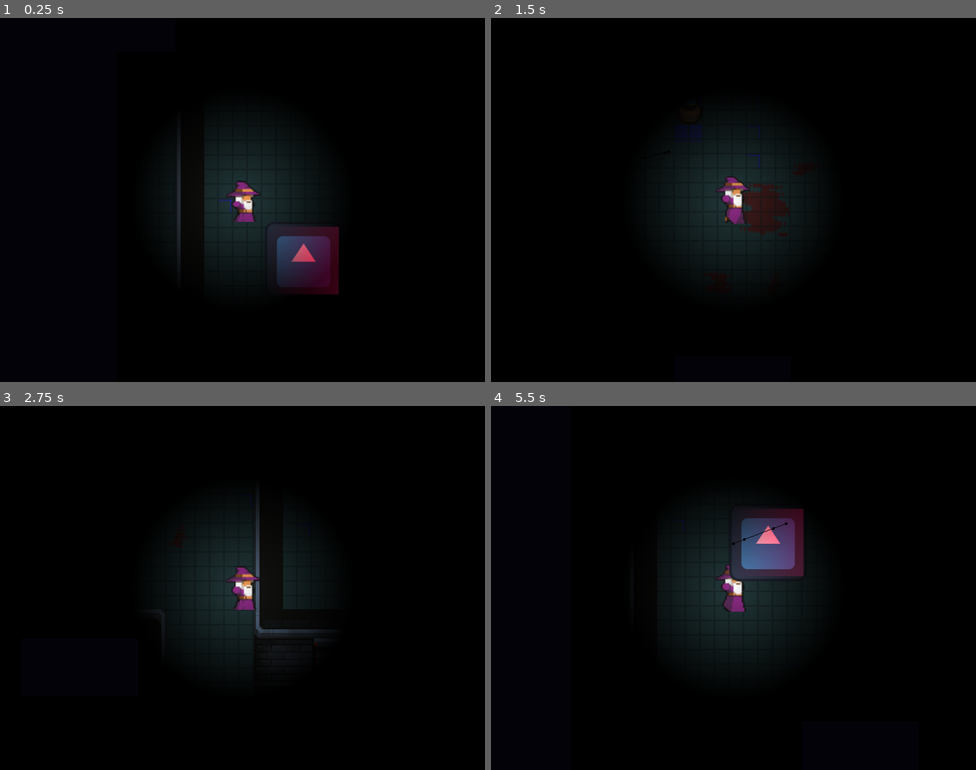
Above: before the commit, frames 1-4 (two rows, left to right).
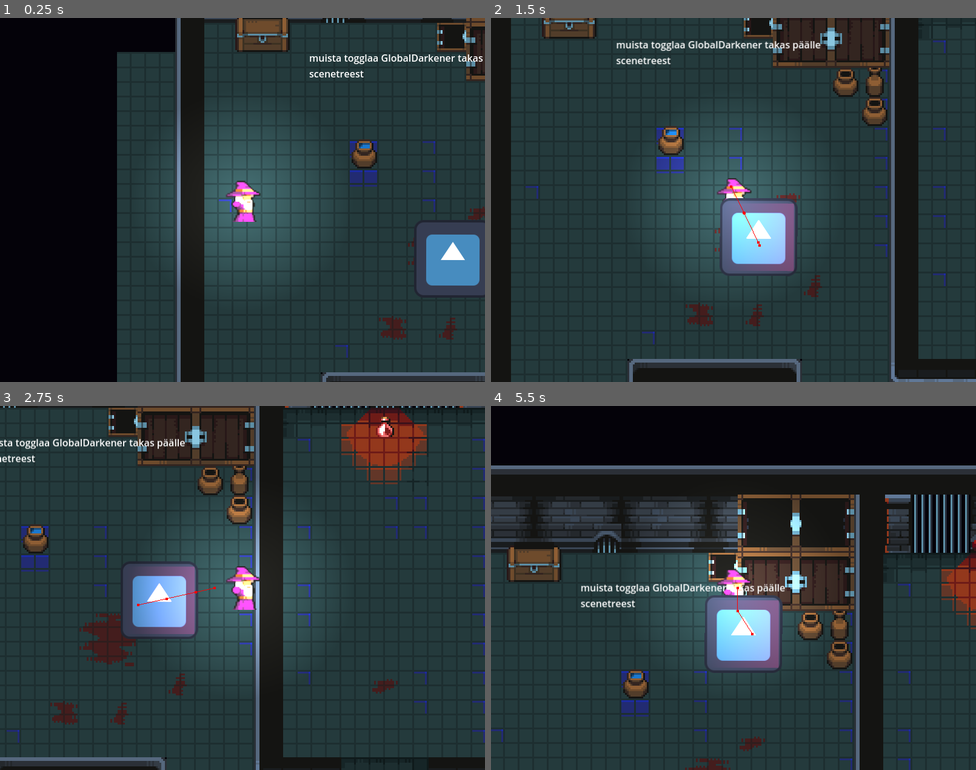
Above: after the commit, the same moments.

Repository: Gnomister/varjopeli
Game: Godot game, scene res://level_1.tscn
The game is run twice, just before and just after one commit, with the same random seed, the same clock (stepped at 60 frames per second) and the same inputs. The engine's default icon, where the game draws it, is replaced by a stand-in: a white triangle on a blue panel in a dark square.
Inputs:
- Up to frame 1 (0.25 s): no input
- Up to frame 2 (1.5 s): hold D (right) 0.53-1.28 s; hold S (down) from 1.28 s (still down)
- Up to frame 3 (2.75 s): release S (down) at 2.03 s; hold D (right) from 2.03 s (still down)
- Up to frame 4 (5.5 s): release D (right) at 2.78 s; hold W (up) 2.78-3.53 s; hold A (left) 3.53-5.03 s; hold S (down) from 5.03 s (still down)

The runs differ from the first frame. In frame 1, 69% of the frame differs, in the area x 24-100%, y 0-100%; in frame 2, 88%; in frame 3, 93%, in the area x 0-100%, y 0-100%; in frame 4, 68%.
Error after the commit: Parse Error: Expected function name after "func". (res://PathRails.gd:12)

Commit message:
minimal changes
- cant remember if anything changed

Diff:
--- a/varjopeli/PathRails.gd
+++ b/varjopeli/PathRails.gd
@@ -5,3 +5,8 @@
 
 func _process(delta):
 	progress_ratio += SPEED * delta
+
+func disable_rails():
+	set_process(false)
+
+func
--- /dev/null
+++ b/varjopeli/backup.gd
@@ -0,0 +1,27 @@
+extends Node
+#
+#@onready var nav_agent := $NavigationAgent2D as NavigationAgent2D
+#
+##
+#func _on_aggro_range_body_entered(body):
+	#if target and body == target:
+		#print("body entered aggro range: ", body.name)
+		#$PathfindingUpdater.start()
+		#$PointLight2D.show()
+#
+#func _physics_process(delta: float) -> void:
+	#var dir = to_local(nav_agent.get_next_path_position()).normalized()
+	#velocity = dir * SPEED
+	#move_and_slide()
+#
+#func _on_aggro_range_body_exited(body):
+	#if target and body == target:
+		#print("body left aggro range: ", body.name)
+		#$PathfindingUpdater.stop()
+		#$PointLight2D.hide()
+#
+#func makepath() -> void:
+	#nav_agent.target_position = target.global_position
+#
+#func _on_timer_timeout():
+	#makepath()
--- a/varjopeli/level_1.gd
+++ b/varjopeli/level_1.gd
@@ -4,7 +4,7 @@
  #Called when the node enters the scene tree for the first time.
 func _ready():
 	GlobalDarkener.color =  Color(0,0,0,1)
-	GlobalDarkener.show()
+	#GlobalDarkener.show()
 
 
  #Called every frame. 'delta' is the elapsed time since the previous frame.
--- a/varjopeli/level_1.tscn
+++ b/varjopeli/level_1.tscn
@@ -1388,6 +1388,6 @@
 script = ExtResource("6_6j83q")
 
 [node name="Monster" parent="Path2D/PathRails" node_paths=PackedStringArray("target") instance=ExtResource("5_utfdx")]
-position = Vector2(327.836, 118.61)
+position = Vector2(117.463, 102.354)
 rotation = -3.06185
 target = NodePath("../../../Character")
--- a/varjopeli/monster.gd
+++ b/varjopeli/monster.gd
@@ -1,10 +1,10 @@
 extends CharacterBody2D
 
-const SPEED = 180
+var speed = 180
 
+signal disable_patrol
 
-
-### PATHFINDING CODE AND AGGRO RANGE TOGGLER
+#### PATHFINDING CODE AND AGGRO RANGE TOGGLER
 @export var target: Node2D
 @onready var nav_agent := $NavigationAgent2D as NavigationAgent2D
 
@@ -14,16 +14,18 @@
 		print("body entered aggro range: ", body.name)
 		$PathfindingUpdater.start()
 		$PointLight2D.show()
+		speed = 180
 
 func _physics_process(delta: float) -> void:
 	var dir = to_local(nav_agent.get_next_path_position()).normalized()
-	velocity = dir * SPEED
+	velocity = dir * speed
 	move_and_slide()
 
 func _on_aggro_range_body_exited(body):
 	if target and body == target:
 		print("body left aggro range: ", body.name)
-		$PathfindingUpdater.stop()
+		#$PathfindingUpdater.stop()
+		speed = 90
 		$PointLight2D.hide()
 
 func makepath() -> void:
--- a/varjopeli/monster.tscn
+++ b/varjopeli/monster.tscn
@@ -1,7 +1,8 @@
-[gd_scene load_steps=7 format=3 uid="uid://c6pmhh7f7lms6"]
+[gd_scene load_steps=8 format=3 uid="uid://c6pmhh7f7lms6"]
 
 [ext_resource type="Script" path="res://monster.gd" id="1_neb6h"]
 [ext_resource type="Texture2D" uid="uid://cgm0fif7afpsj" path="res://icon.svg" id="1_p5p5e"]
+[ext_resource type="Script" path="res://backup.gd" id="3_as18h"]
 
 [sub_resource type="CircleShape2D" id="CircleShape2D_lhc4d"]
 radius = 161.028
@@ -48,7 +49,9 @@
 
 [node name="PathfindingUpdater" type="Timer" parent="."]
 wait_time = 0.25
-autostart = true
+
+[node name="backup" type="Node" parent="."]
+script = ExtResource("3_as18h")
 
 [connection signal="body_entered" from="AggroRange" to="." method="_on_aggro_range_body_entered"]
 [connection signal="body_exited" from="AggroRange" to="." method="_on_aggro_range_body_exited"]
